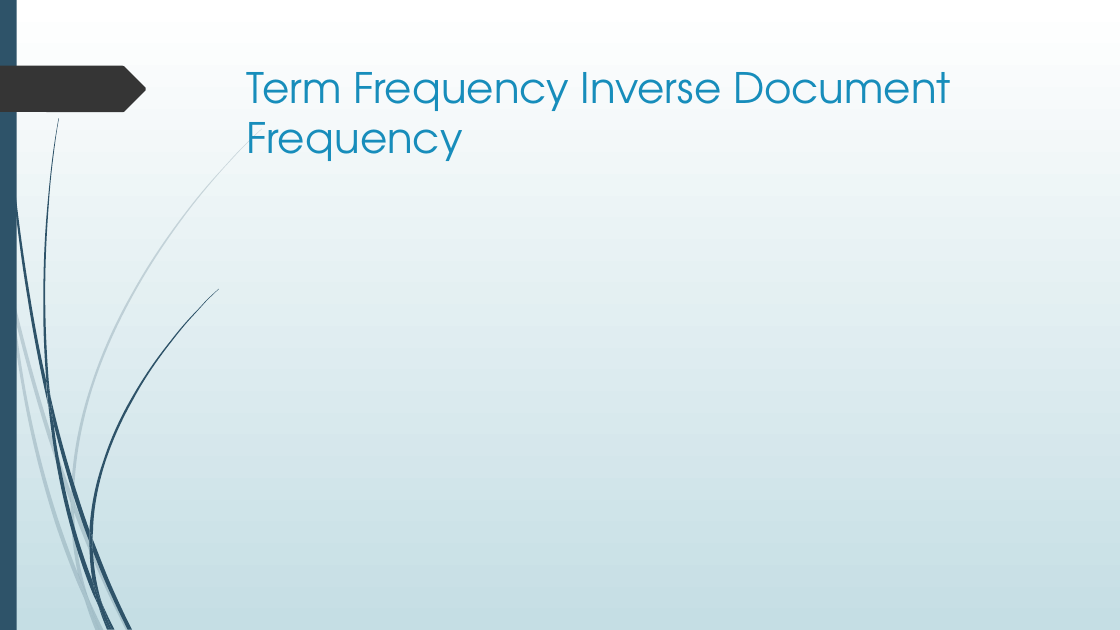
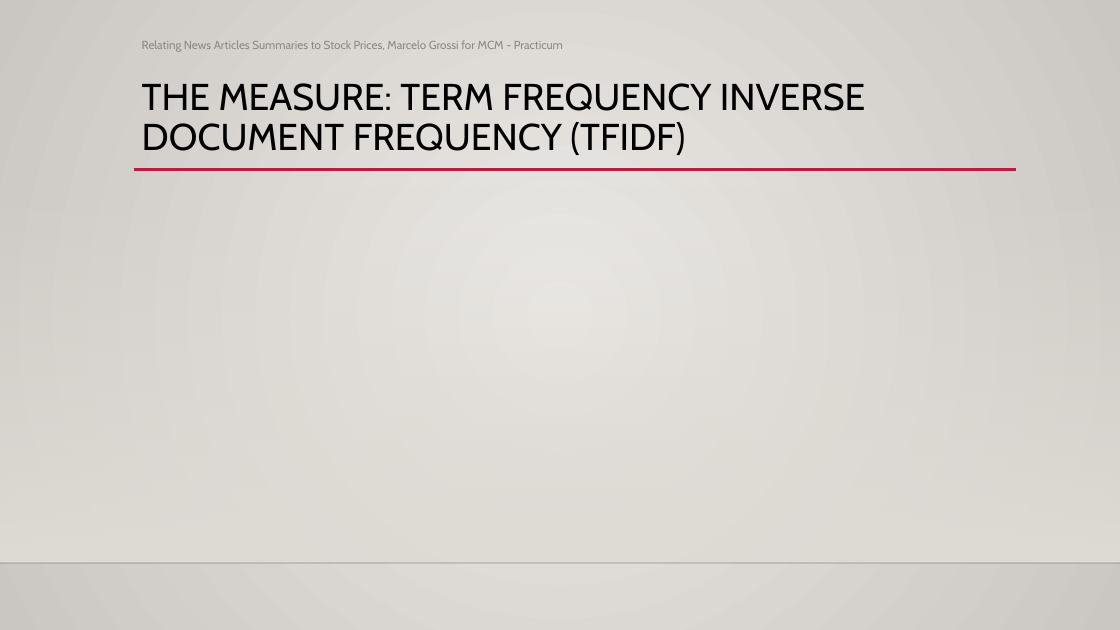
Before and after one commit to magrossi/news_n_stocks, a slide deck: slide 11 of presentation/presentation.pptx (slide 6 before the commit). Drawn at 1120x630 pixels with LibreOffice and Linux fonts; fonts in the diff are those of the drawing; grey boxes stand for pictures; background and template pictures are left out. Boxes give left, top, right and bottom in pixels: in the first picture for what was removed or moved away, otherwise in the second. Text is boxed around its words. In the diff, an @@ line names an element or a change of style, - is before the commit and + after.

```diff
--- a/presentation/presentation.pptx
+++ b/presentation/presentation.pptx
@@ background gradient #FFFFFF to #C5DEE5 to gradient #ECEAE7 to #CAC7C1 @@
@@ rectangle removed at [0,0,17,630] @@
@@ text added at [142,40,563,52], 10 pt, text #8C8C8C @@
+Relating News Articles Summaries to Stock Prices, Marcelo Grossi for MCM - Practicum
@@ freeform shape removed at [0,66,146,112] @@
@@ title at [142,83,866,155]: text changed; size 36 to 32 pt; font TeX Gyre Adventor to Cabin; text colour #178DBB to #000000 @@
-Term Frequency Inverse Document Frequency
+THE MEASURE: TERM FREQUENCY INVERSE DOCUMENT FREQUENCY (TFIDF)
@@ line added from (134, 170) to (1017, 170), #B71E42 2.5 pt @@
@@ rectangle added at [0,186,1120,563], fill gradient #DFDBD5 @@
@@ line added from (0, 563) to (1120, 563), #000001 1 pt @@
@@ group removed at [0,129,262,630]: 10 freeform shapes @@
@@ group removed at [3,0,218,630]: 12 freeform shapes @@
```
Also in this commit, not shown: 9 other slides changed, 17 slides added, 2 slides removed, 1 other file.
